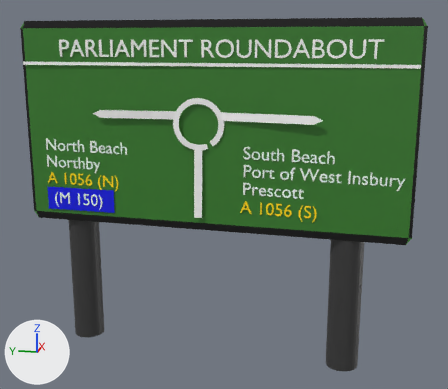
Two versions of the FBX model Assets/Models/World/Signs/RoundaboutSignPRES1.fbx, one commit apart.
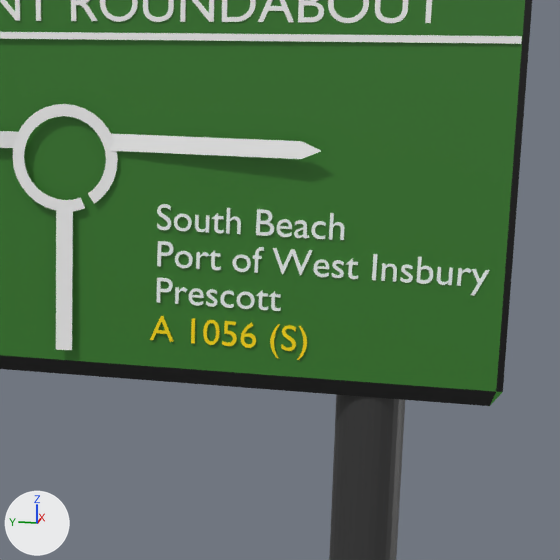
There are two pictures of each version: one whole from a camera (50 mm lens) standing at (-11.68, -2.33, 5.2) and looking at (0.12, 0.03, 2.26), one close up on the part from 37% to 98% of the width and 12% to 82% of the height. The axes (+X, +Y, +Z) are drawn at lower left. The lights are the same throughout. Where no turn or scale is listed for an object, it has been applied to the vertices. Vertices at the same position are counted once.
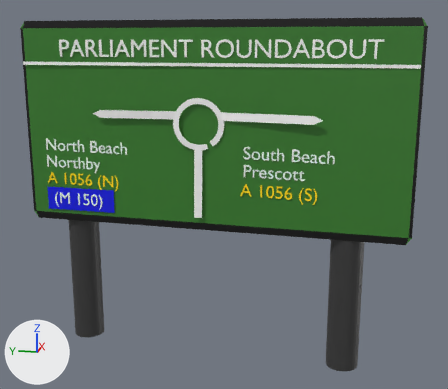
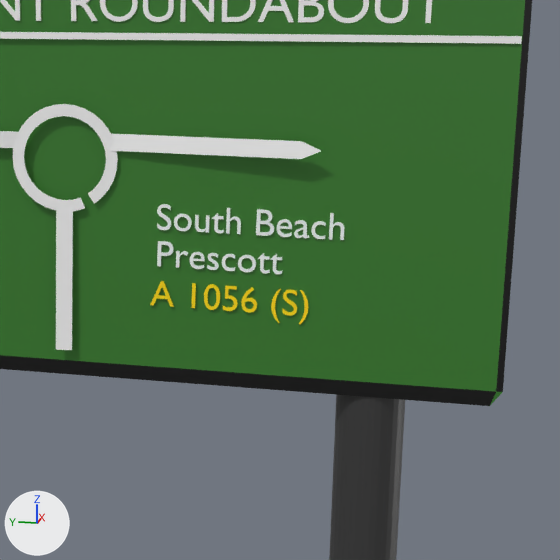
What the commit changed:
me_text_003 is used by ob_text_003; location (-0.29, -0.41, 3.41).
me_text_003 had 5432 vertices, 8060 faces and spanned x -0.15..0.01, y -2.96..-0.01, z -1.05..-0.11.
me_text_003 now has 3154 vertices, 4691 faces and spans x -0.09..0.01, y -1.7..-0.01, z -0.7..-0.11.
me_text_003 part 1: the loose piece of 116 vertices spanning x -0.06..-0.04, y -1.05..-0.94, z -1.05..-0.86 is moved by (0.0, 0.0, 0.34).
me_text_003 part 2: 17 loose pieces with 2602 vertices, spanning x -0.15..0.01, y -2.96..-0.01, z -1.05..-0.48, are deleted.
me_text_003 part 3: 112 vertices moved from x -0.07..0.0, y -1.33..-0.22, z -0.7..-0.51 to x -0.07..0.0, y -1.17..-0.22, z -0.7..-0.53; 562 vertices removed from x -0.08..0.0, y -1.43..-0.18, z -0.71..-0.46; 886 vertices added at x -0.07..0.0, y -1.17..-0.19, z -0.7..-0.51.
Object 'Text.004' (ob_text_004) moves from (-0.29, -0.37, 2.35) to (-0.29, -0.37, 2.69).

Pixel boxes (x1, y1, x2, y2) of what changed, in the close-ups (560 x 560 px; the box of a moved part takes in the faces that stretch with it):
'Text.003', reshaped (44% narrower, 34% shorter)
    before: (157, 204, 490, 311)
    after: (157, 204, 344, 274)
'Text.004', moved
    before: (150, 316, 307, 360)
    after: (150, 281, 309, 324)
part 1 of me_text_003, moved or reshaped
    before: (256, 290, 268, 310)
    after: (258, 253, 270, 274)
part 2 of me_text_003, deleted
    before: (157, 254, 490, 311)
part 3 of me_text_003, moved or reshaped
    before: (175, 247, 313, 276)
    after: (176, 251, 283, 274)
